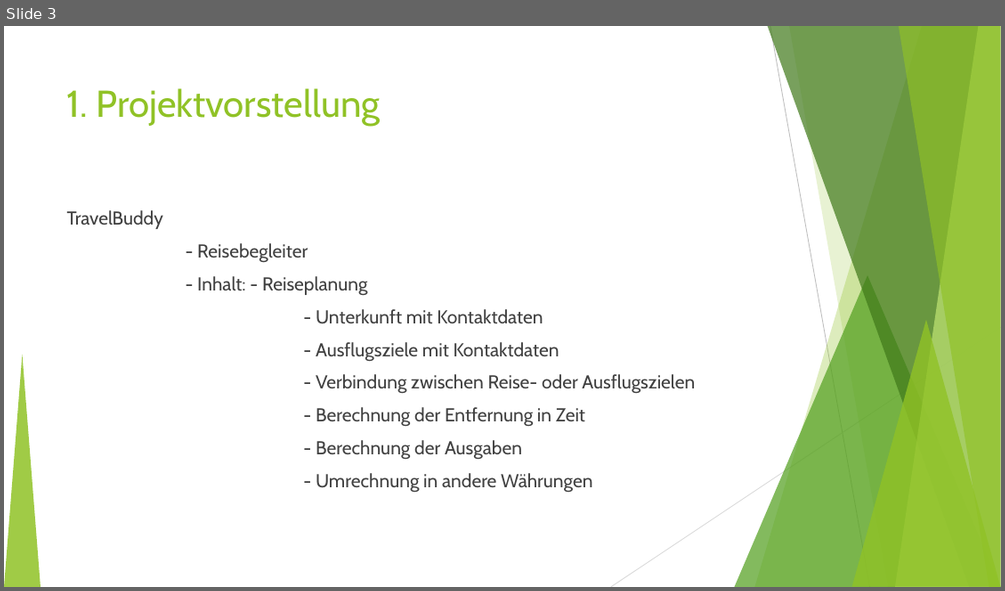
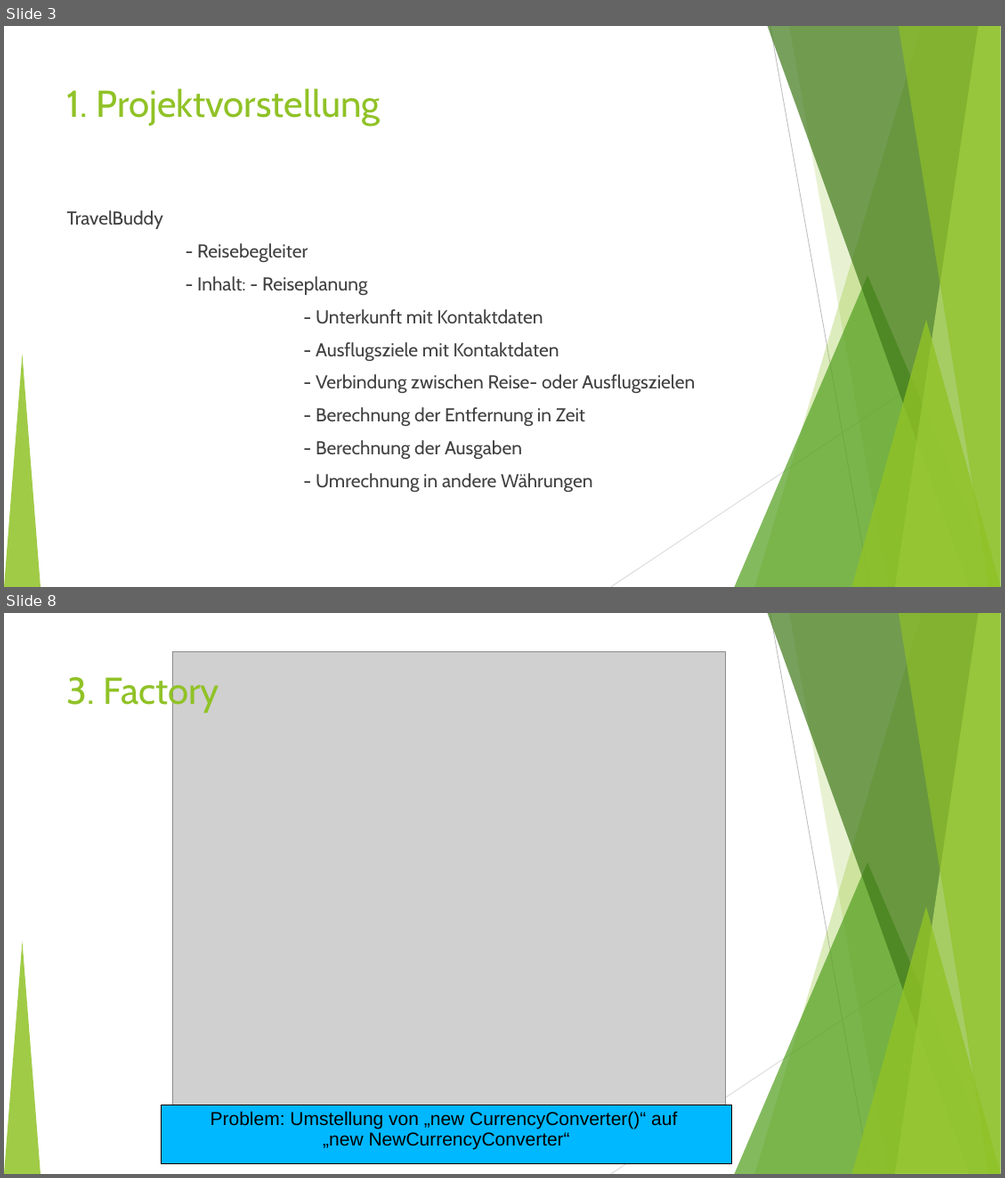
Before and after one commit to fh-erfurt/TravelBuddy-REST, a slide deck: doc/Präsentation/TravelBuddy_1.ppt. Shown one above the other, each under a label of ours: slide 3 before the commit, slides 3 and 8 after it; the slides between them are not shown. The pictures are 1005x591 and 1005x1178 pixels, drawn with LibreOffice and Linux fonts; fonts in the diff are those of the drawing; grey boxes stand for pictures. Boxes give left, top, right and bottom in pixels: in the first picture for what was removed or moved away, otherwise in the second. Text is boxed around its words. In the diff, an @@ line names an element or a change of style, - is before the commit and + after.

```diff
--- a/doc/Präsentation/TravelBuddy_1.ppt
+++ b/doc/Präsentation/TravelBuddy_1.ppt
@@ slide 8 added at (4,613,1001,1174), background #FFFFFF; not listed: 10 template elements that a slide beside it also shows @@
@@ picture added at (173,652,726,1114) @@
@@ title added at (66,673,219,713), 36 pt, text #90C226 @@
+3. Factory
@@ rectangle added at (161,1104,732,1164), fill #00B8FF, outline #000000 0.74 pt, 18 pt, text #000000 @@
+Problem: Umstellung von „new CurrencyConverter()“ auf
+„new NewCurrencyConverter“
```
Also in this commit, not shown: 5 slides changed, 4 other slides added, 1 slide removed.
